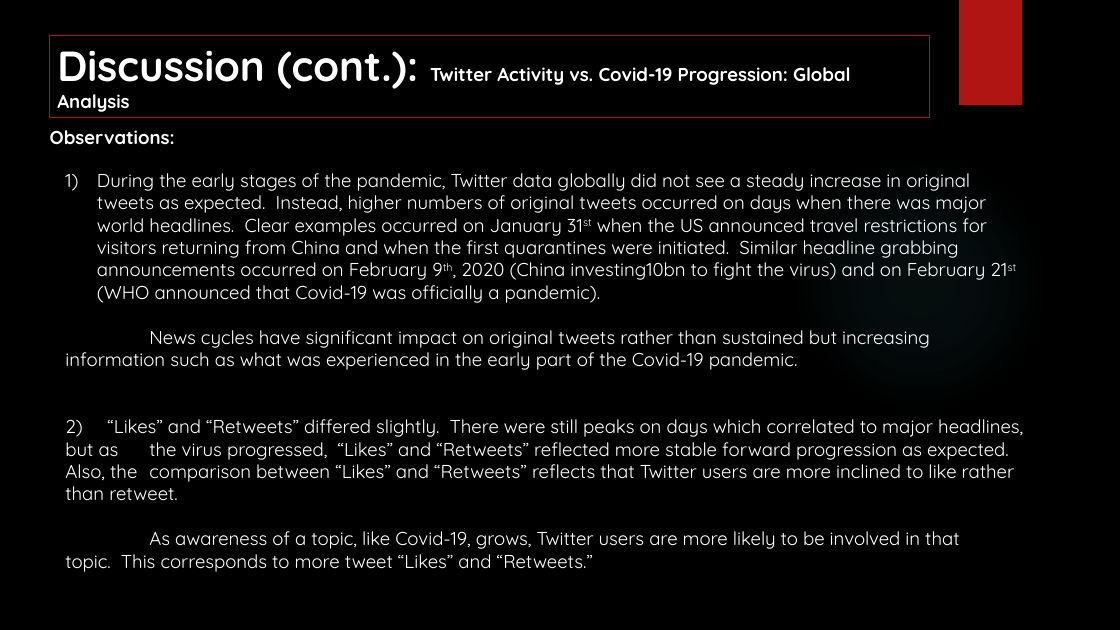
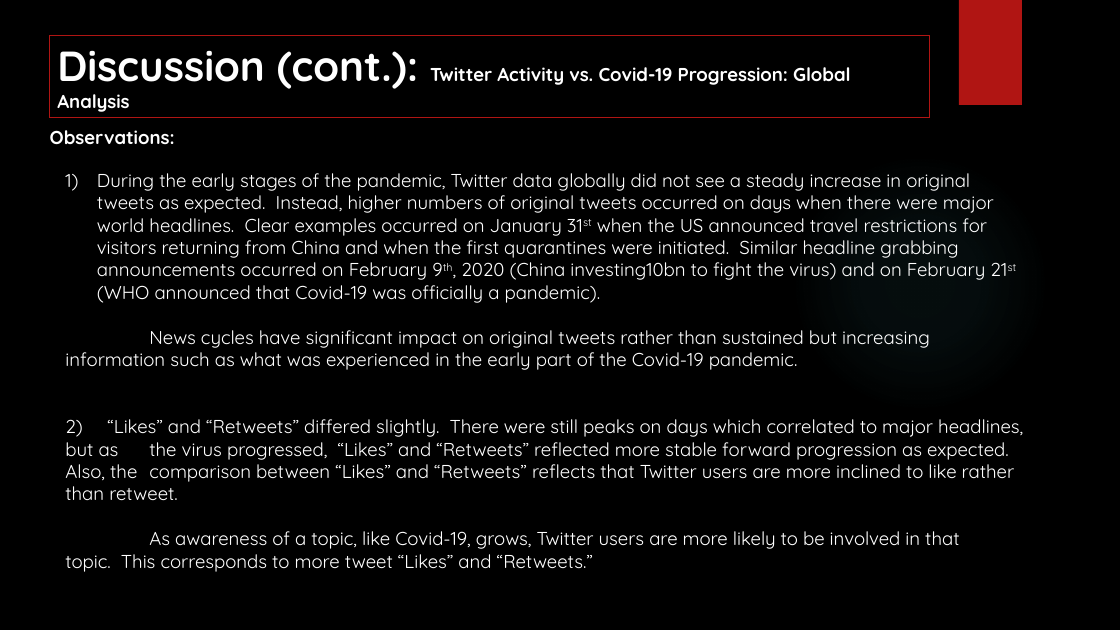
Before and after one commit to znurtokatli/COVID19TweetsDataAnalyzer, a slide deck: slide 9 of Cleaning/Data Analytics ProjectPres_LP_review.pptx. Drawn at 1120x630 pixels with LibreOffice and Linux fonts; fonts in the diff are those of the drawing; background and template pictures are left out. Boxes give left, top, right and bottom in pixels: in the first picture for what was removed or moved away, otherwise in the second. Text is boxed around its words. In the diff, an @@ line names an element or a change of style, - is before the commit and + after.

```diff
--- a/Cleaning/Data Analytics ProjectPres_LP_review.pptx
+++ b/Cleaning/Data Analytics ProjectPres_LP_review.pptx
@@ text at (97, 173, 994, 303): text changed @@
-1) During the early stages of the pandemic, Twitter data globally did not see a steady increase in original tweets as expected. Instead, higher numbers of original tweets occurred on days when there was major world headlines. Clear examples occurred on January 31st when the US announced travel restrictions for visitors returning from China and when the first quarantines were initiated. Similar headline grabbing announcements occurred on February 9th, 2020 (China investing10bn to fight the virus) and on February 21st (WHO announced that Covid-19 was officially a pandemic).
+1) During the early stages of the pandemic, Twitter data globally did not see a steady increase in original tweets as expected. Instead, higher numbers of original tweets occurred on days when there were major world headlines. Clear examples occurred on January 31st when the US announced travel restrictions for visitors returning from China and when the first quarantines were initiated. Similar headline grabbing announcements occurred on February 9th, 2020 (China investing10bn to fight the virus) and on February 21st (WHO announced that Covid-19 was officially a pandemic).
```
Also in this commit, not shown: 1 other slide changed, 3 other files.
